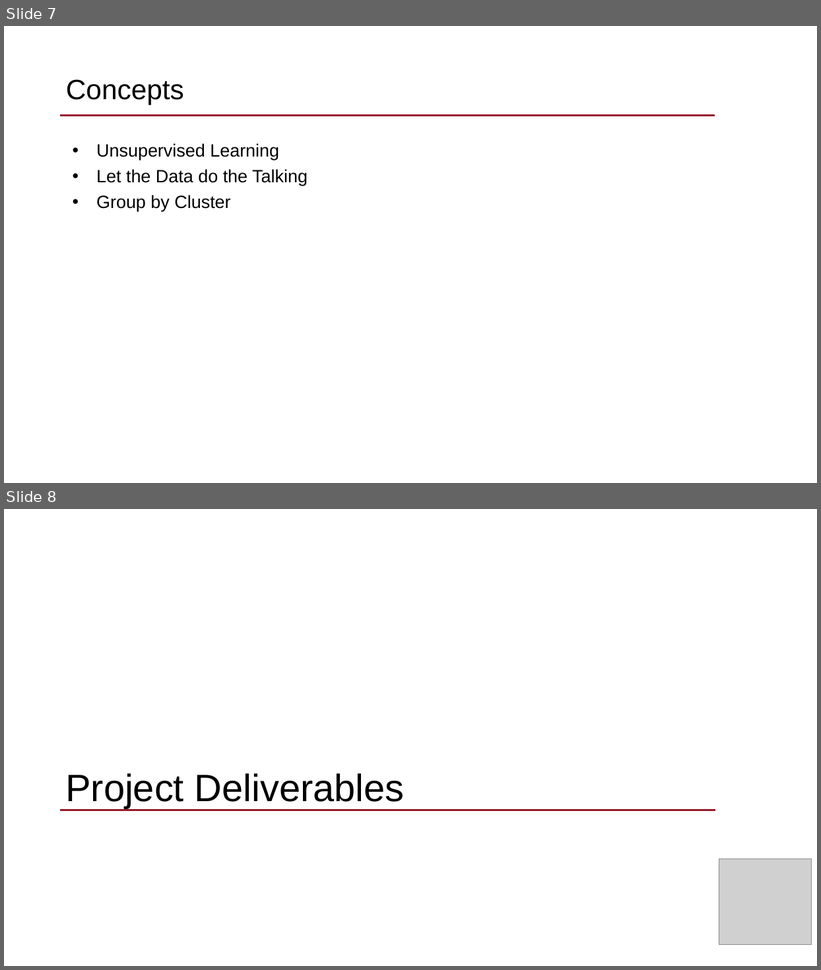
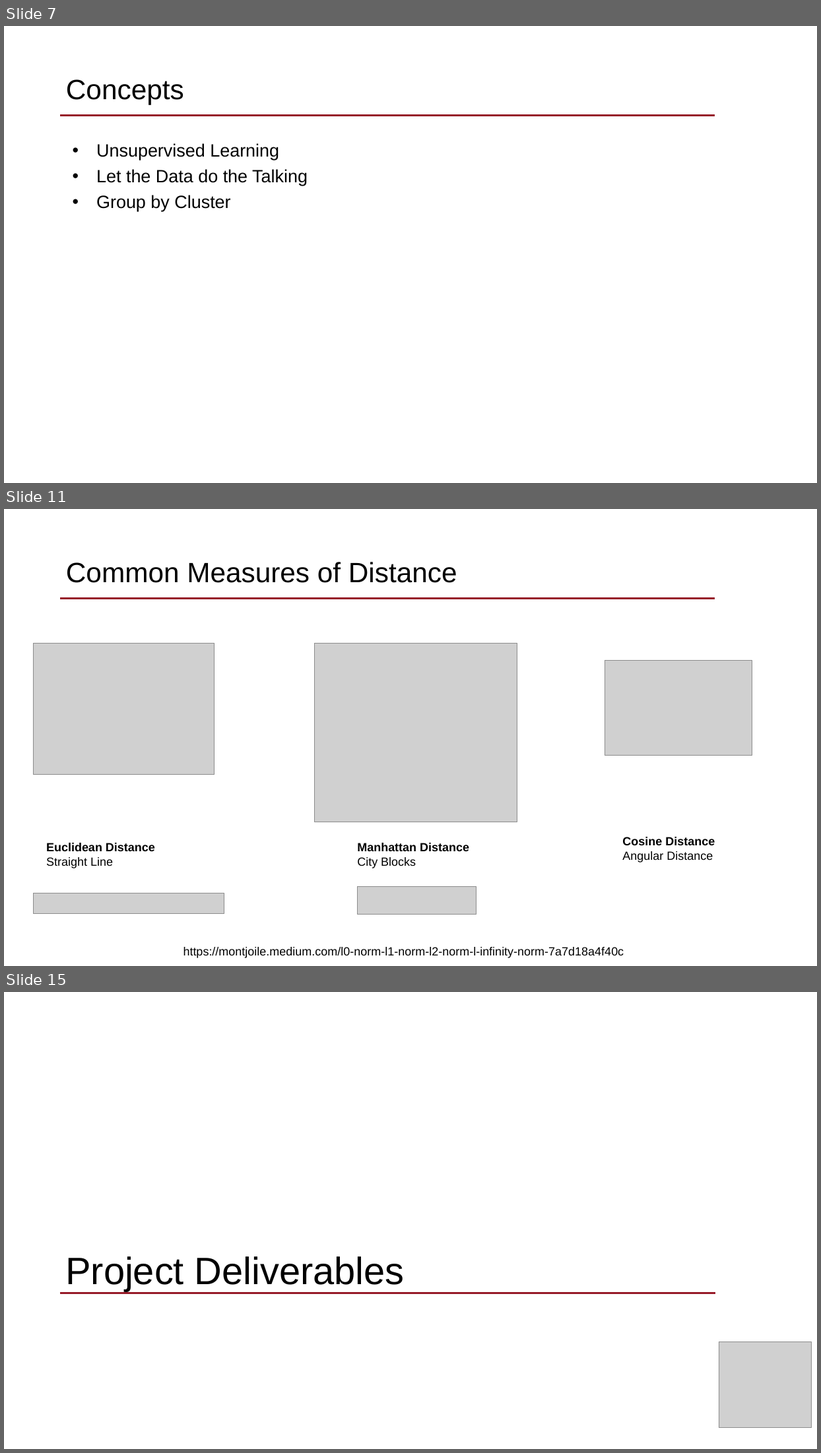
Before and after one commit to dantrep/MISM6202, a slide deck: 1_class_prep/week_7/MISM6202_FacultyConnect_20210622.pptx. Shown one above the other, each under a label of ours: slides 7 and 8 before the commit, slides 7, 11 and 15 after it; the slides between them are not shown. The pictures are 821x970 and 821x1453 pixels, drawn with LibreOffice and Linux fonts; fonts in the diff are those of the drawing; grey boxes stand for pictures; background and template pictures are left out. Boxes give left, top, right and bottom in pixels: in the first picture for what was removed or moved away, otherwise in the second. Text is boxed around its words. In the diff, an @@ line names an element or a change of style, - is before the commit and + after.

```diff
--- a/1_class_prep/week_7/MISM6202_FacultyConnect_20210622.pptx
+++ b/1_class_prep/week_7/MISM6202_FacultyConnect_20210622.pptx
@@ slide 11 added at (x1=4, y1=509, x2=817, y2=966), background picture (left out); not listed: 1 template element that a slide beside it also shows @@
@@ title added at (x1=66, y1=562, x2=457, y2=583), 33 pt, text #000000 @@
+Common Measures of Distance
@@ picture added at (x1=33, y1=643, x2=215, y2=775) @@
@@ picture added at (x1=314, y1=643, x2=517, y2=822) @@
@@ picture added at (x1=605, y1=661, x2=752, y2=756) @@
@@ text added at (x1=46, y1=843, x2=155, y2=869), 14 pt, text #000000, bold @@
+Euclidean Distance
+  Straight Line
@@ text added at (x1=357, y1=843, x2=469, y2=869), 14 pt, text #000000, bold @@
+Manhattan Distance
+  City Blocks
@@ text added at (x1=622, y1=837, x2=715, y2=863), 14 pt, text #000000 @@
+Cosine Distance
+  Angular Distance
@@ picture added at (x1=33, y1=894, x2=224, y2=915) @@
@@ picture added at (x1=358, y1=887, x2=477, y2=914) @@
@@ text added at (x1=184, y1=947, x2=624, y2=958), 14 pt, text #000000 @@
+https://montjoile.medium.com/l0-norm-l1-norm-l2-norm-l-infinity-norm-7a7d18a4f40c
@@ what was slide 8 is now slide 15 @@
```
Also in this commit, not shown: 1 slide changed, 6 other slides added, 1 other file.
